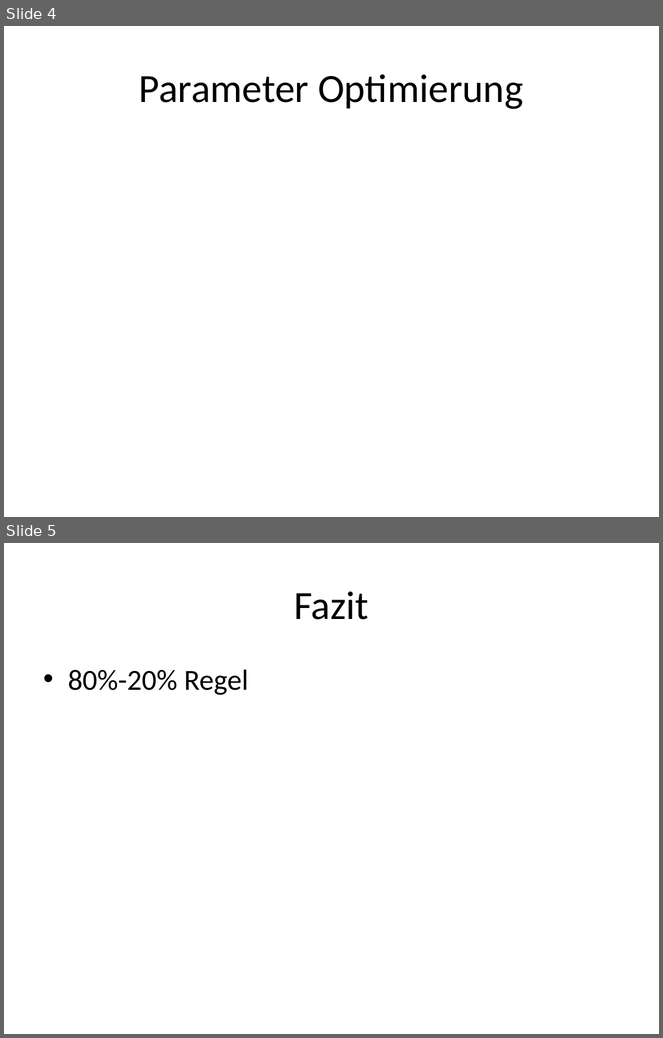
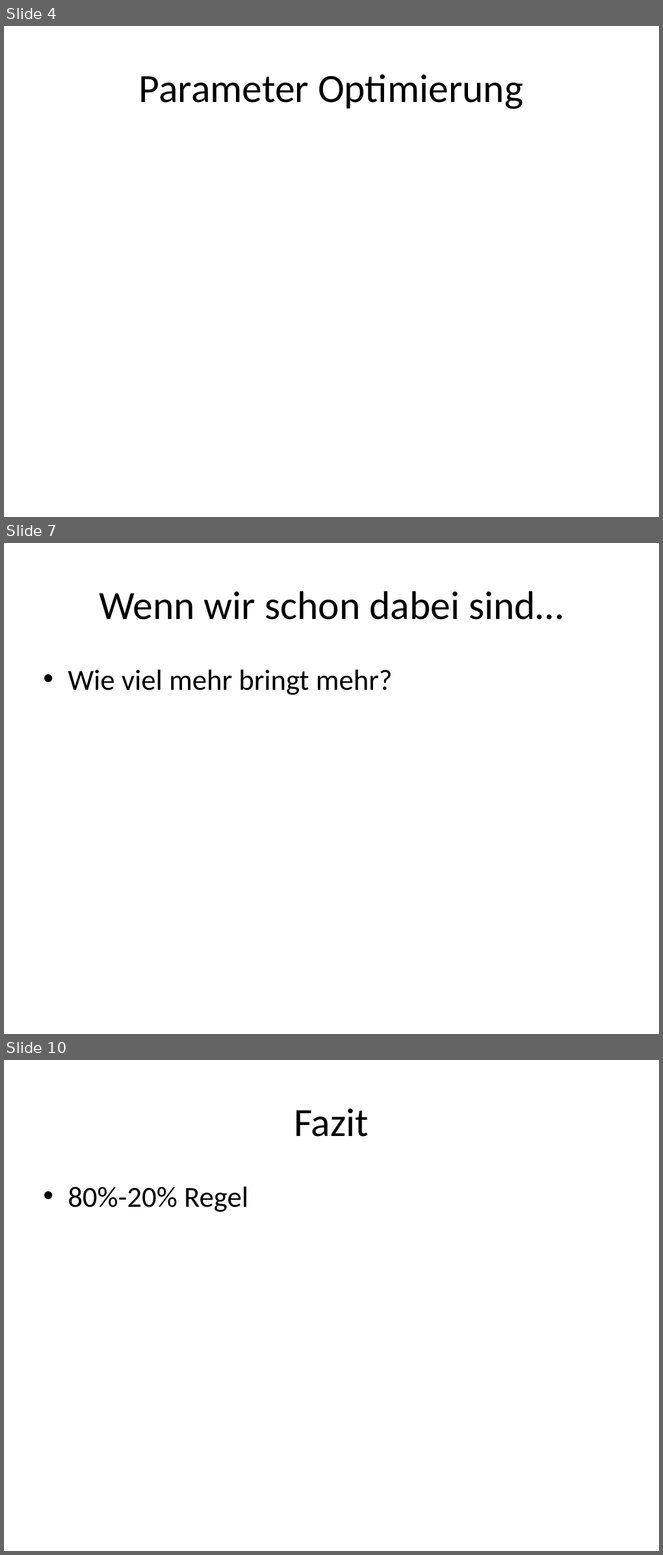
Before and after one commit to Helldevastator/IGS, a slide deck: cbir/doc/cbir.pptx. Shown one above the other, each under a label of ours: slides 4 and 5 before the commit, slides 4, 7 and 10 after it; the slides between them are not shown. The pictures are 663x1038 and 663x1555 pixels, drawn with LibreOffice and Linux fonts; fonts in the diff are those of the drawing. Boxes give left, top, right and bottom in pixels: in the first picture for what was removed or moved away, otherwise in the second. Text is boxed around its words. In the diff, an @@ line names an element or a change of style, - is before the commit and + after.

```diff
--- a/cbir/doc/cbir.pptx
+++ b/cbir/doc/cbir.pptx
@@ slide 7 added at bbox=[4, 543, 659, 1034], background #FFFFFF @@
@@ title added at bbox=[99, 591, 563, 620], 44 pt, text #000000 @@
+Wenn wir schon dabei sind…
@@ text added at bbox=[68, 670, 393, 695], 32 pt, text #000000 @@
+• Wie viel mehr bringt mehr?
@@ what was slide 5 is now slide 10 @@
```
Also in this commit, not shown: 1 slide changed, 4 other slides added, 4 other files.
